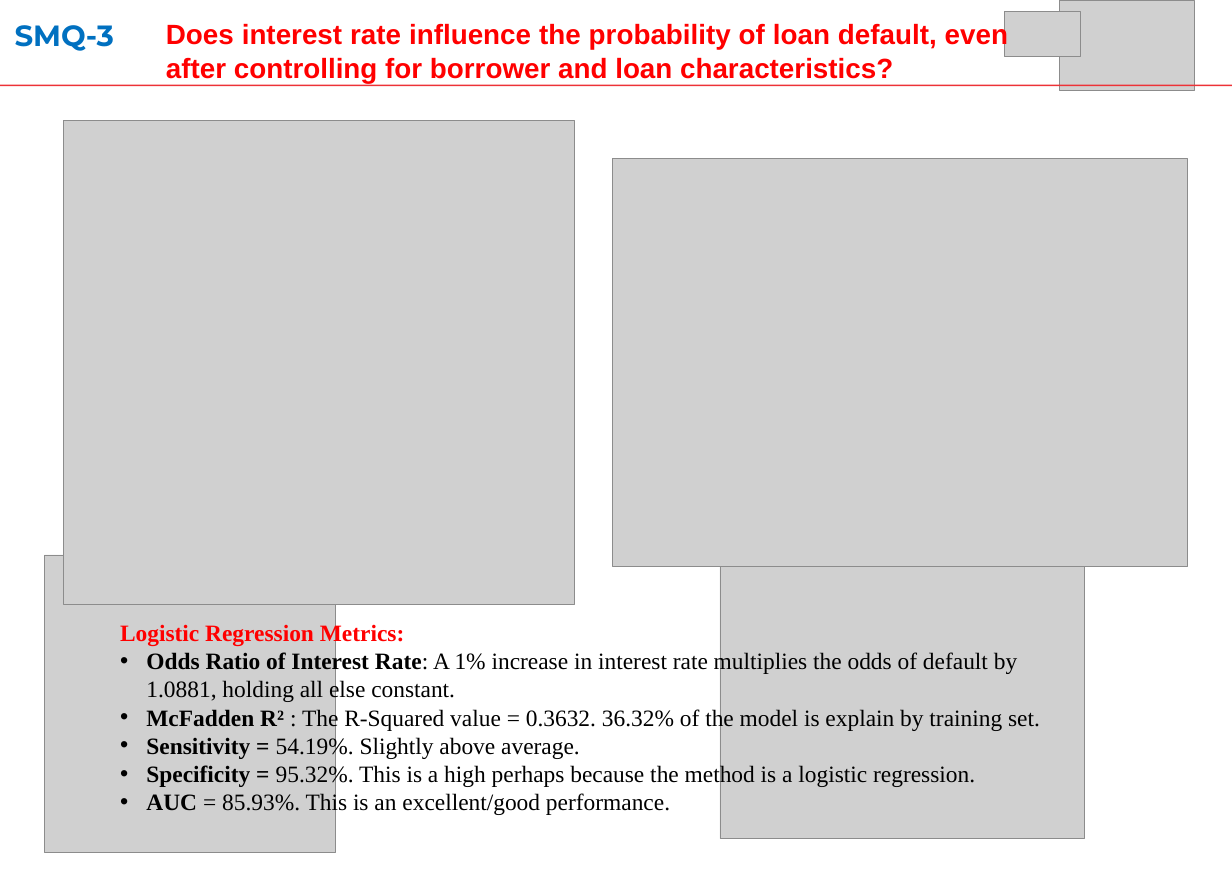
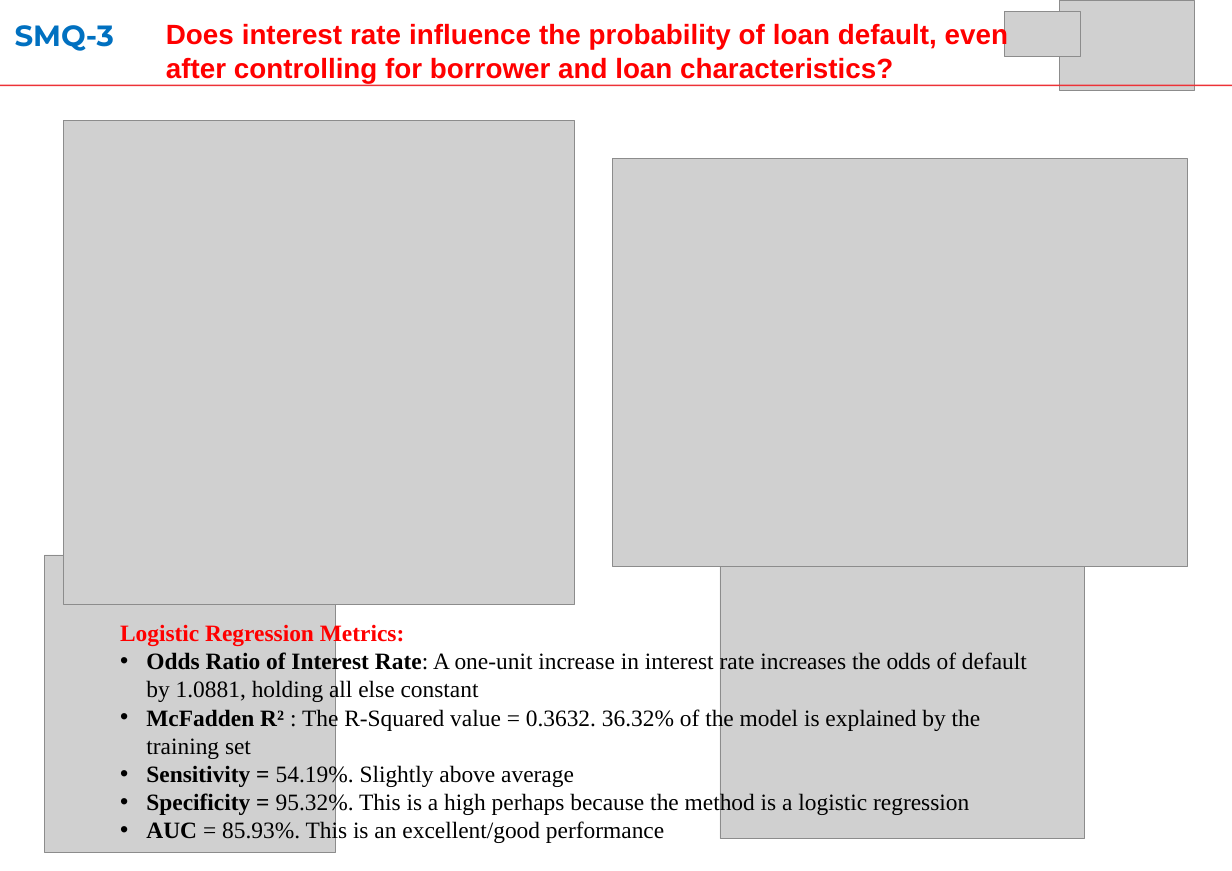
Before and after one commit to ulugbek-islomov/Intro-to-Data-Science-Project-2, a slide deck: slide 2 of Project 2_presentation_SMART #4.pptx (slide 6 before the commit). Drawn at 1232x871 pixels with LibreOffice and Linux fonts; fonts in the diff are those of the drawing; grey boxes stand for pictures. Boxes give left, top, right and bottom in pixels: in the first picture for what was removed or moved away, otherwise in the second. Text is boxed around its words. In the diff, an @@ line names an element or a change of style, - is before the commit and + after.

```diff
--- a/Project 2_presentation_SMART #4.pptx
+++ b/Project 2_presentation_SMART #4.pptx
@@ text at <box>146,651,1027,844</box>: text changed @@
-• Odds Ratio of Interest Rate: A 1% increase in interest rate multiplies the odds of default by 1.0881, holding all else constant.
-• McFadden R² : The R-Squared value = 0.3632. 36.32% of the model is explain by training set.
-• Sensitivity = 54.19%. Slightly above average.
-• Specificity = 95.32%. This is a high perhaps because the method is a logistic regression.
-• AUC = 85.93%. This is an excellent/good performance.
+• Odds Ratio of Interest Rate: A one-unit increase in interest rate increases the odds of default by 1.0881, holding all else constant
+• McFadden R² : The R-Squared value = 0.3632. 36.32% of the model is explained by the training set
+• Sensitivity = 54.19%. Slightly above average
+• Specificity = 95.32%. This is a high perhaps because the method is a logistic regression
+• AUC = 85.93%. This is an excellent/good performance
```
Also in this commit, not shown: 3 other slides changed, 1 slide added, 4 slides removed.
